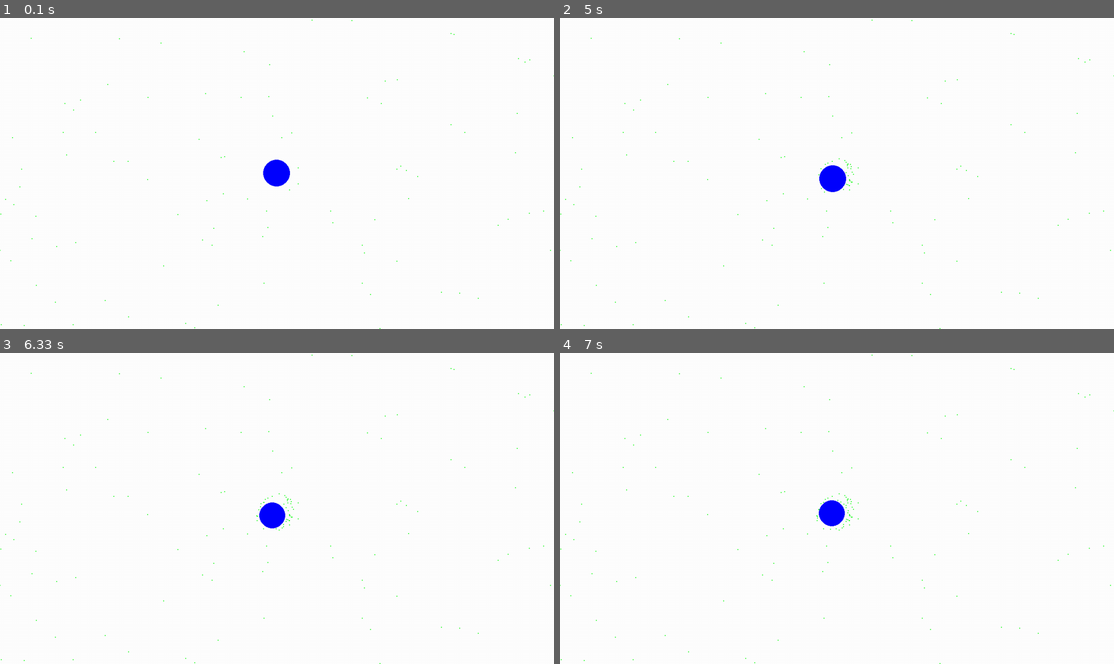
Above: before the commit, frames 1-4 (two rows, left to right).
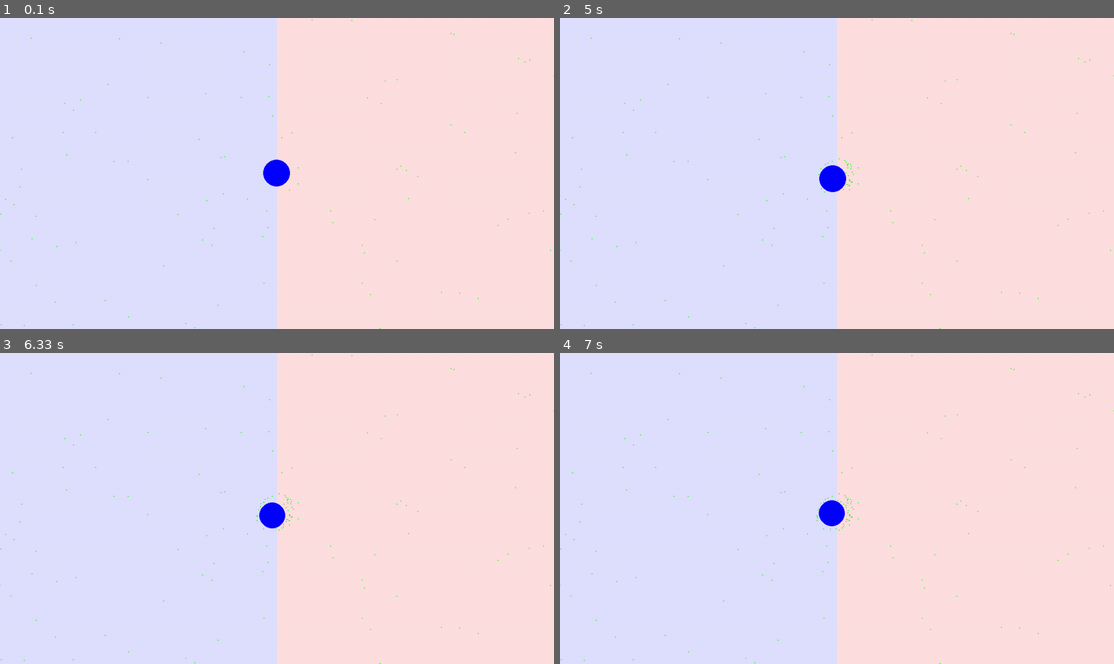
Above: after the commit, the same moments.

Repository: TOEGENT/pygame_project
Game: pygame game, started from main.py
Same seed, same stepped clock (60 frames per second), same inputs: the game is played once before the commit and once after it.
Inputs (mouse positions are in pixels of both pictures, inside the frame that each line leads up to):
- Up to frame 1 (0.1 s): no input
- Up to frame 2 (5 s): click (837, 173) at 0.38 s; click (892, 241) at 0.72 s; click (1041, 282) at 1.05 s; click (704, 111) at 1.38 s; click (837, 210) at 1.72 s; click (759, 108) at 2.05 s; click (1030, 254) at 2.38 s; click (654, 204) at 2.72 s; click (676, 114) at 3.05 s; click (704, 226) at 3.38 s; click (1036, 245) at 3.72 s; click (670, 288) at 4.05 s; click (665, 192) at 4.38 s; click (870, 260) at 4.72 s
- Up to frame 3 (6.33 s): click (376, 611) at 5.05 s; click (83, 617) at 5.38 s; click (138, 561) at 5.72 s; click (454, 436) at 6.05 s
- Up to frame 4 (7 s): click (864, 421) at 6.38 s; click (687, 396) at 6.72 s

The runs differ from the first frame. In frame 1, 100% of the frame differs, in the area x 0-100%, y 0-100%; in frame 2, 100%; in frame 3, 100%; in frame 4, 100%.

Commit message:
добавил синию и красную зону

Diff:
--- a/main.py
+++ b/main.py
@@ -113,6 +113,14 @@
             pygame.quit()
             sys.exit()
     screen.fill((255,255,255))
+    overlay_blue = pygame.Surface((config.WINDOW_WIDTH//2,config.WINDOW_HEIGHT),pygame.SRCALPHA)
+    overlay_blue.fill((0,0,255,32))
+    screen.blit(overlay_blue,(0,0))
+    overlay_red = pygame.Surface((config.WINDOW_WIDTH//2,config.WINDOW_HEIGHT),pygame.SRCALPHA)
+    overlay_red.fill((255,0,0,32))
+    screen.blit(overlay_red,(config.WINDOW_WIDTH//2,0))
+
+
     dt = clock.tick(60)/1000
     foods, balls = update(dt,foods,balls)
     for ball in balls:
@@ -121,4 +129,5 @@
     for food in foods:
         pygame.draw.circle(screen,food.color, food.pos,food.radius)
 
+
     pygame.display.flip()
